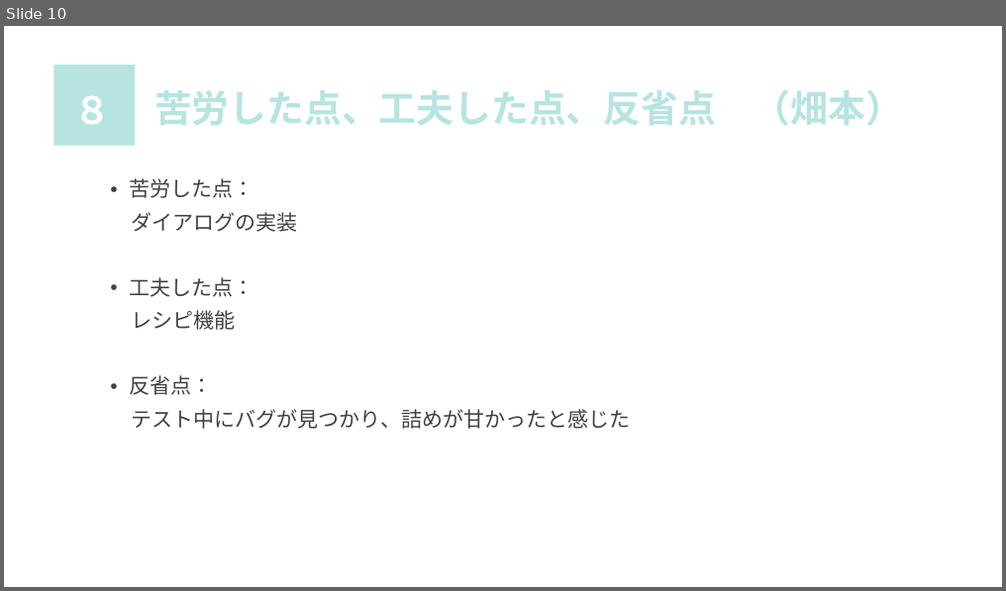
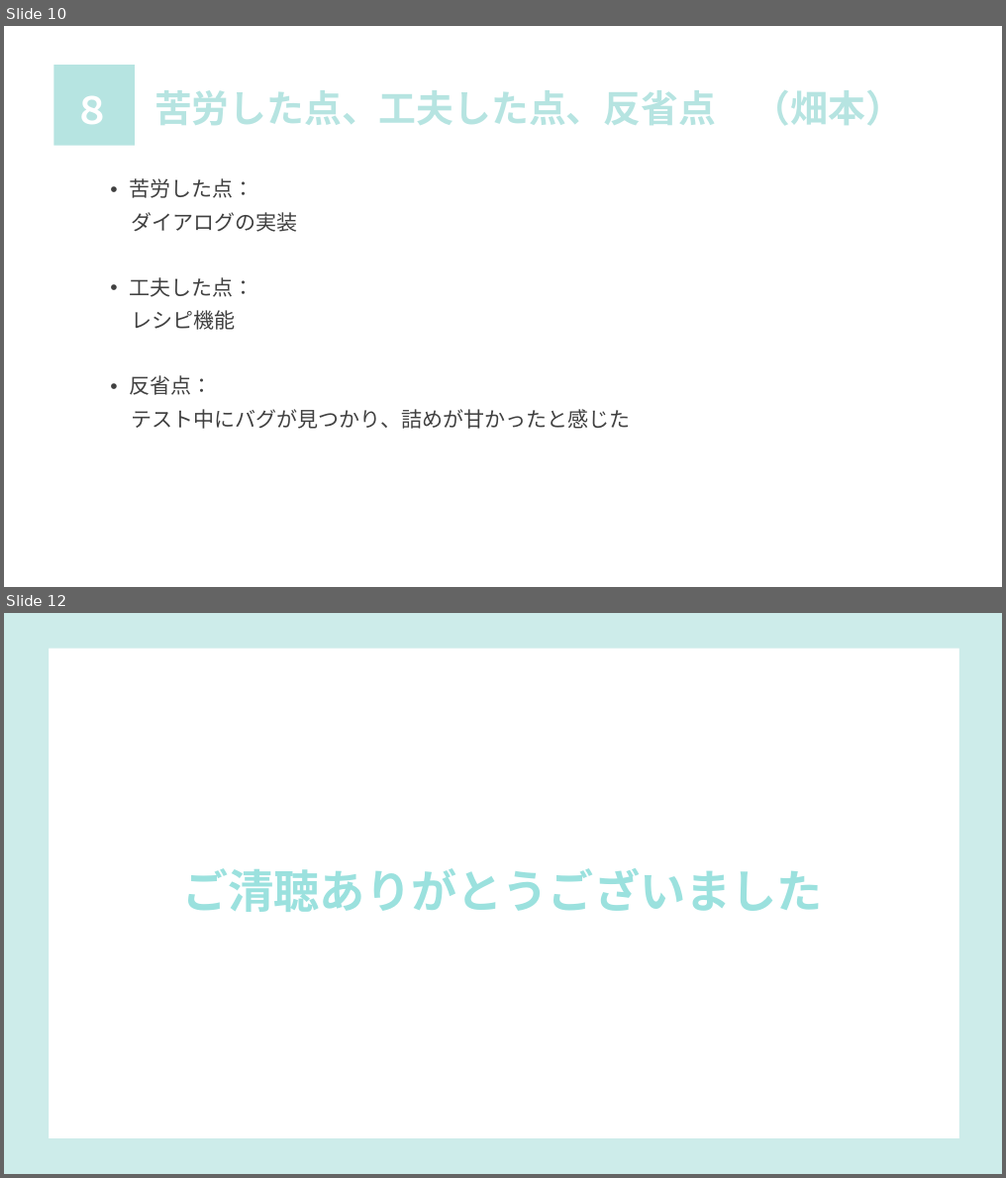
Before and after one commit to sss-sr2021/OTOME, a slide deck: 発表資料/発表資料.pptx. Shown one above the other, each under a label of ours: slide 10 before the commit, slides 10 and 12 after it; the slides between them are not shown. The pictures are 1006x591 and 1006x1178 pixels, drawn with LibreOffice and Linux fonts; fonts in the diff are those of the drawing. Boxes give left, top, right and bottom in pixels: in the first picture for what was removed or moved away, otherwise in the second. Text is boxed around its words. In the diff, an @@ line names an element or a change of style, - is before the commit and + after.

```diff
--- a/発表資料/発表資料.pptx
+++ b/発表資料/発表資料.pptx
@@ slide 12 added at [4,613,1002,1174], background #FFFFFF @@
@@ freeform shape added at [4,613,1002,1174], fill #CDECEA @@
@@ title added at [182,868,823,912], 44 pt, text #9BE1DE, bold @@
+ご清聴ありがとうございました
```
Also in this commit, not shown: 3 slides changed, 1 other file.
